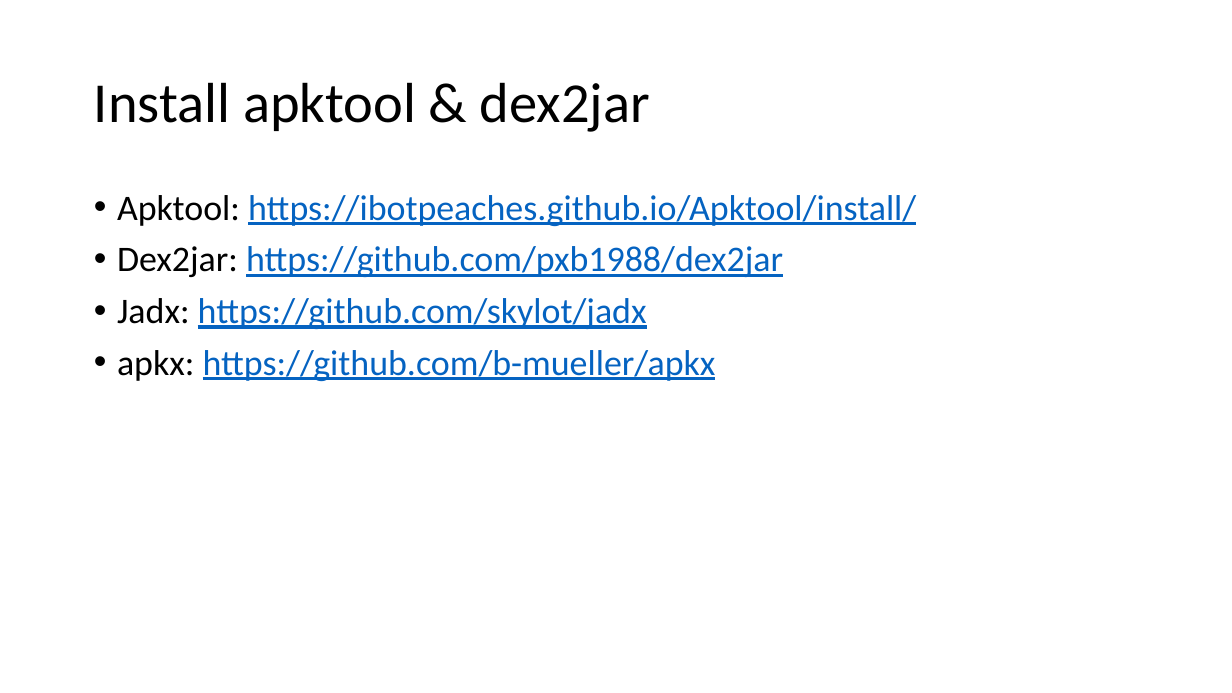
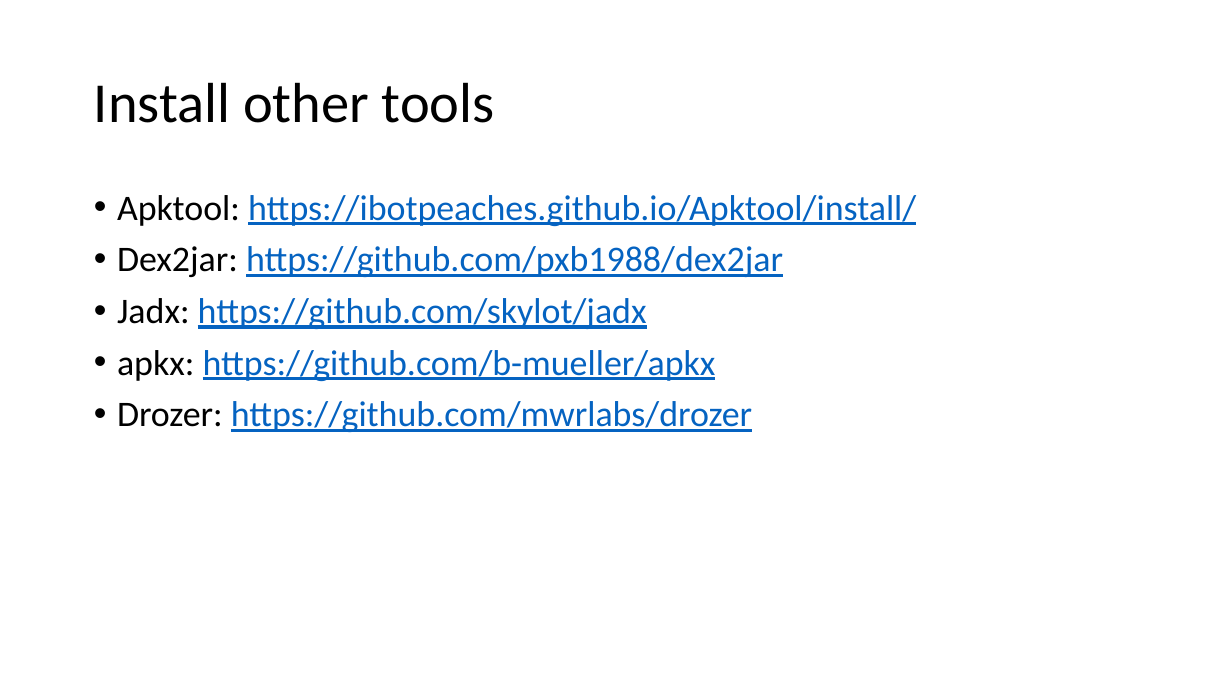
Before and after one commit to testrockytesting/OWASP-Bay-Area, a slide deck: slide 18 of Preparation-Bay-Area-Workshop.pptx. Drawn at 1232x693 pixels with LibreOffice and Linux fonts; fonts in the diff are those of the drawing. Boxes give left, top, right and bottom in pixels: in the first picture for what was removed or moved away, otherwise in the second. Text is boxed around its words. In the diff, an @@ line names an element or a change of style, - is before the commit and + after.

Commit message:
Updated preparation slides

```diff
--- a/Preparation-Bay-Area-Workshop.pptx
+++ b/Preparation-Bay-Area-Workshop.pptx
@@ title at (94,82,495,123): text changed @@
-Install apktool & dex2jar
+Install other tools
@@ text at (117,401,752,432): paragraph added @@
+• Drozer: https://github.com/mwrlabs/drozer
```
